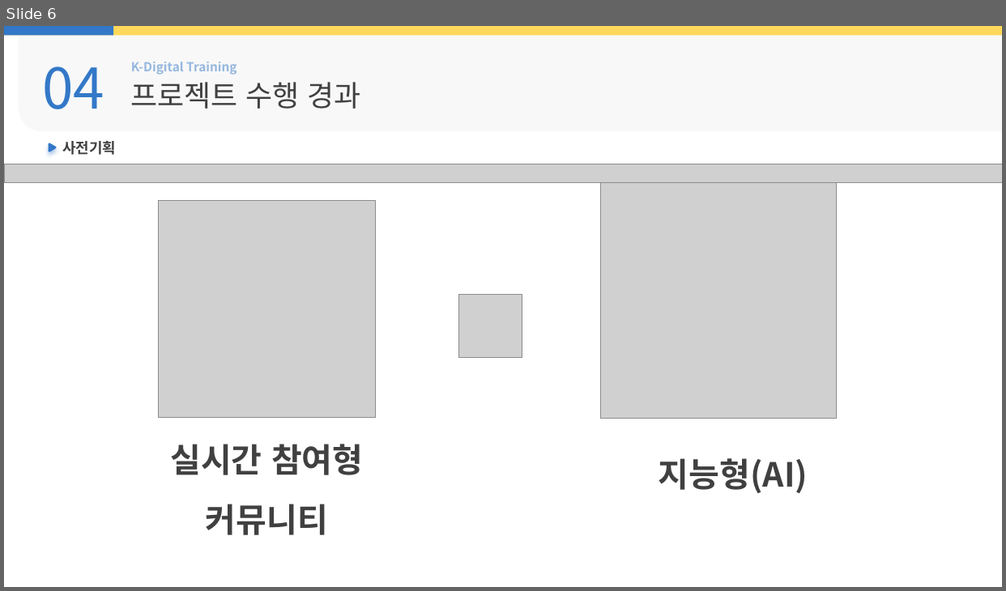
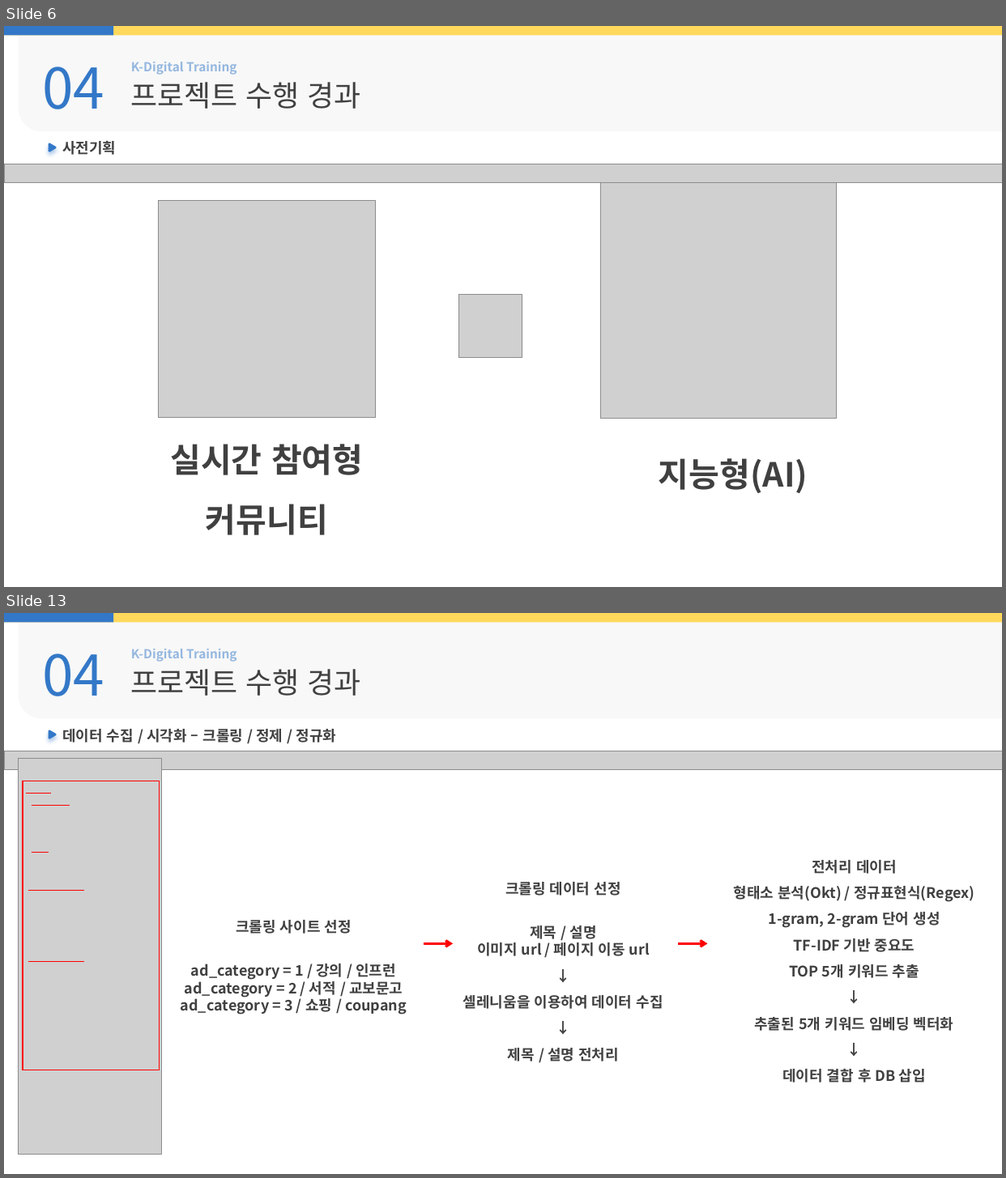
Before and after one commit to ekaxoddltka-source/flaskproject, a slide deck: html변환전/ppt/01.중간발표양식.pptx. Shown one above the other, each under a label of ours: slide 6 before the commit, slides 6 and 13 after it; the slides between them are not shown. The pictures are 1006x591 and 1006x1178 pixels, drawn with LibreOffice and Linux fonts; fonts in the diff are those of the drawing; grey boxes stand for pictures; background and template pictures are left out. Boxes give left, top, right and bottom in pixels: in the first picture for what was removed or moved away, otherwise in the second. Text is boxed around its words. In the diff, an @@ line names an element or a change of style, - is before the commit and + after.

```diff
--- a/html변환전/ppt/01.중간발표양식.pptx
+++ b/html변환전/ppt/01.중간발표양식.pptx
@@ slide 13 added at (4,613,1002,1174), background #FFFFFF @@
@@ rectangle added at (4,613,1002,622), fill #FFD85C @@
@@ rectangle added at (4,613,113,622), fill #3378C8 @@
@@ round rect added at (19,619,1002,719), fill #F2F2F2 at 50% opacity @@
@@ text added at (42,653,104,696), 54 pt, text #3378C8 @@
+04
@@ text added at (131,649,236,662), 12 pt, text #3378C8 at 50% opacity, bold @@
+K-Digital Training
@@ text added at (131,669,361,696), 28 pt, text #404040 @@
+프로젝트 수행 경과
@@ freeform shape added at (49,730,57,739), fill #3378C8 @@
@@ text added at (62,729,337,743), 14 pt, text #404040, bold @@
+데이터 수집 / 시각화 – 크롤링 / 정제 / 정규화
@@ picture added at (4,751,1002,770) @@
@@ picture added at (19,758,162,1154) @@
@@ rectangle added at (23,781,159,1071), outline #FF0000 1 pt @@
@@ line added from (26, 794) to (51, 794), #FF0000 1 pt @@
@@ line added from (32, 806) to (70, 806), #FF0000 1 pt @@
@@ line added from (32, 853) to (49, 853), #FF0000 1 pt @@
@@ text added at (734,860,974,1083), 14 pt, text #404040, bold @@
+전처리 데이터
+형태소 분석(Okt) / 정규표현식(Regex)
+1-gram, 2-gram 단어 생성
+TF-IDF 기반 중요도
+TOP 5개 키워드 추출
+↓
+추출된 5개 키워드 임베딩 벡터화
+↓
+데이터 결합 후 DB 삽입
@@ line added from (28, 891) to (85, 891), #FF0000 1 pt @@
@@ text added at (463,882,663,1062), 14 pt, text #404040, bold @@
+크롤링 데이터 선정
+제목 / 설명
+이미지 url / 페이지 이동 url
+↓
+셀레니움을 이용하여 데이터 수집
+↓
+제목 / 설명 전처리
@@ text added at (181,920,407,1015), 14 pt, text #404040, bold @@
+크롤링 사이트 선정
+ad_category = 1 / 강의 / 인프런
+ad_category = 2 / 서적 / 교보문고
+ad_category = 3 / 쇼핑 / coupang
@@ arrow added from (424, 944) to (454, 944), #FF0000 2.25 pt @@
@@ arrow added from (679, 944) to (708, 944), #FF0000 2.25 pt @@
@@ line added from (28, 962) to (85, 962), #FF0000 1 pt @@
```
Also in this commit, not shown: 3 slides changed, 11 other slides added, 2 other files.
